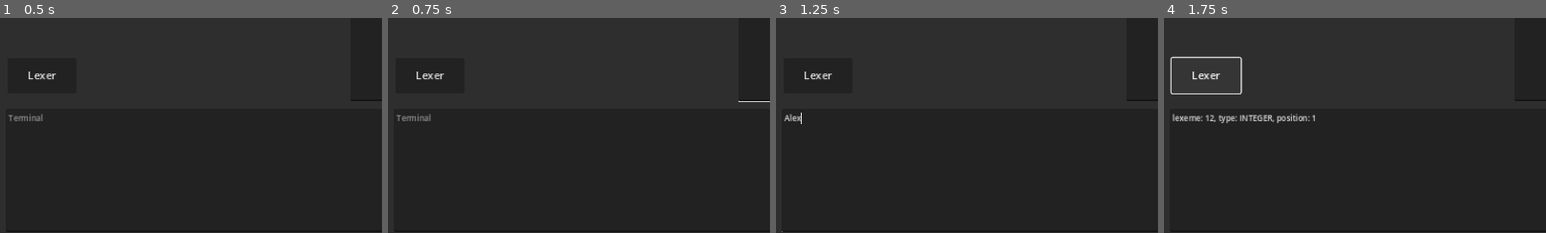
Above: before the commit, frames 1-4 (left to right).
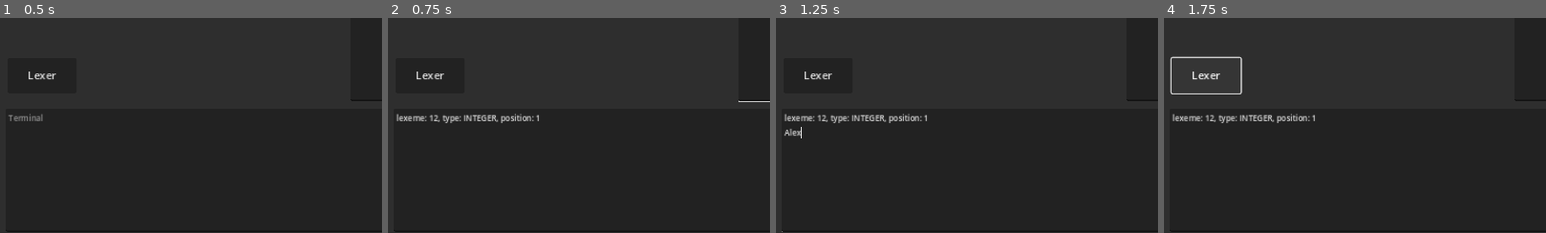
Above: after the commit, the same moments.

Repository: AlfredoAG025/MiniCompiler
Game: Godot game, scene res://scenes/compiler.tscn
Two runs of this game, one before a commit and one after it. Both use one fixed random seed, a clock stepped at 60 frames per second and the inputs below.
Inputs (mouse positions are % of the whole screen's width and height, from its top left):
- Up to frame 1 (0.5 s): no input
- Up to frame 2 (0.75 s): click (72, 36) at 0.52 s; type "12" at 0.6 s
- Up to frame 3 (1.25 s): click (50, 83) at 0.75 s; type "Alex" at 0.83 s
- Up to frame 4 (1.75 s): click "Lexer" at 1.25 s
The pictures show only the part of the screen within x 0-50%, y 48-98%; the shares and areas given below are measured in that part.

Frame 1 is identical in both runs. In frame 2, 0.8% of the frame differs, in the area x 2-40%, y 44-49%; in frame 3, 0.9%, in the area x 2-40%, y 44-56%; in frame 4, nothing differs.

Commit message:
Update TokenTypes

Diff:
--- a/scripts/Lexer.gd
+++ b/scripts/Lexer.gd
@@ -87,13 +87,13 @@
 		'/':
 			token = Token.new(self.current_character, TokenType.token_types.SLASH)
 		'(':
-			token = Token.new(self.current_character, TokenType.token_types.PARL)
+			token = Token.new(self.current_character, TokenType.token_types.LPAR)
 		')':
-			token = Token.new(self.current_character, TokenType.token_types.PARR)
+			token = Token.new(self.current_character, TokenType.token_types.RPAR)
 		'{':
-			token = Token.new(self.current_character, TokenType.token_types.BRAL)
+			token = Token.new(self.current_character, TokenType.token_types.LCBRA)
 		'}':
-			token = Token.new(self.current_character, TokenType.token_types.BRAR)
+			token = Token.new(self.current_character, TokenType.token_types.RCBRA)
 		'@EOF':
 			token = Token.new(self.current_character, TokenType.token_types.EOF)
 		'=':
@@ -180,5 +180,5 @@
 
 
 func _on_code_edit_text_changed():
-	#lexer()
+	lexer()
 	pass
--- a/scripts/TokenType.gd
+++ b/scripts/TokenType.gd
@@ -4,8 +4,9 @@
 
 enum token_types {EOF = -1, NL = 0, IDENTIFIER = 1, INTEGER = 2, DECIMAL = 3, STRING = 4, SEMICOLON = 5
 # keywords
-, INT = 101, DOUBLE = 102, CHARS = 103, IF = 104, ELSE = 105, WHILE = 106, PRINT = 107
+, INT = 101, DOUBLE = 102, CHARS = 103, IF = 104, ELSE = 105, ELIF = 106, WHILE = 107, FOR = 108
+, PRINT = 109, READ = 110, TRUE = 111, FALSE = 112
 # operators
 , EQ = 201, PLUS = 202, MINUS = 203, ASTERISK = 204, SLASH = 205, EQEQ = 206, NOTEQ = 207, LT = 208, LTEQ = 209
-, GT = 210, GTEQ = 211, BRAL = 212, BRAR = 213, PARL = 214, PARR = 215
+, GT = 210, GTEQ = 211, LCBRA = 212, RCBRA = 213, LPAR = 214, RPAR = 215
 }
